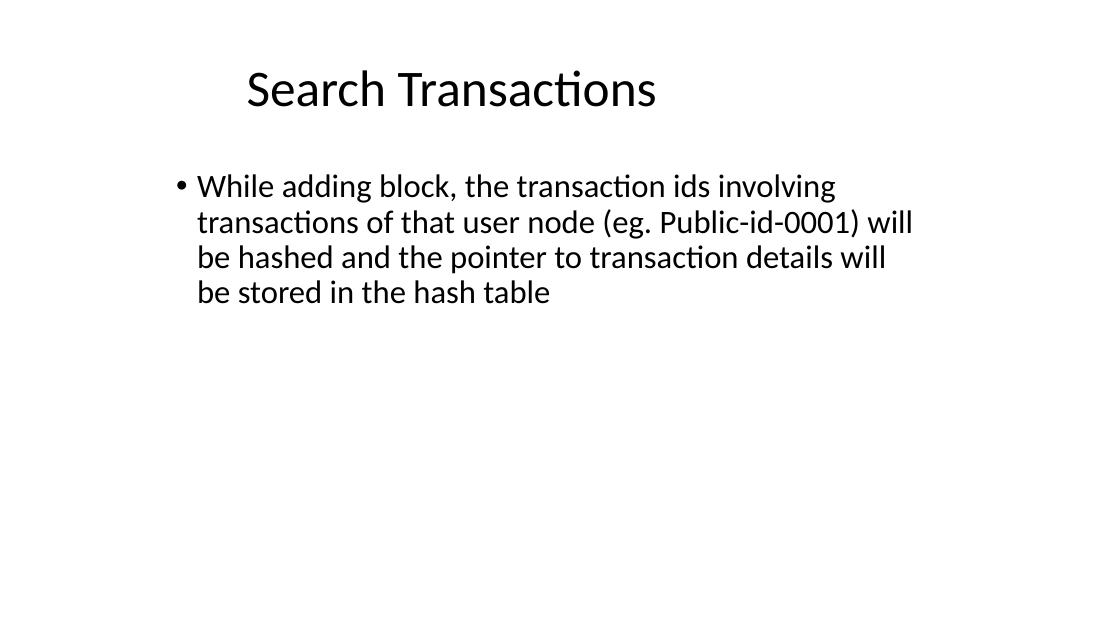
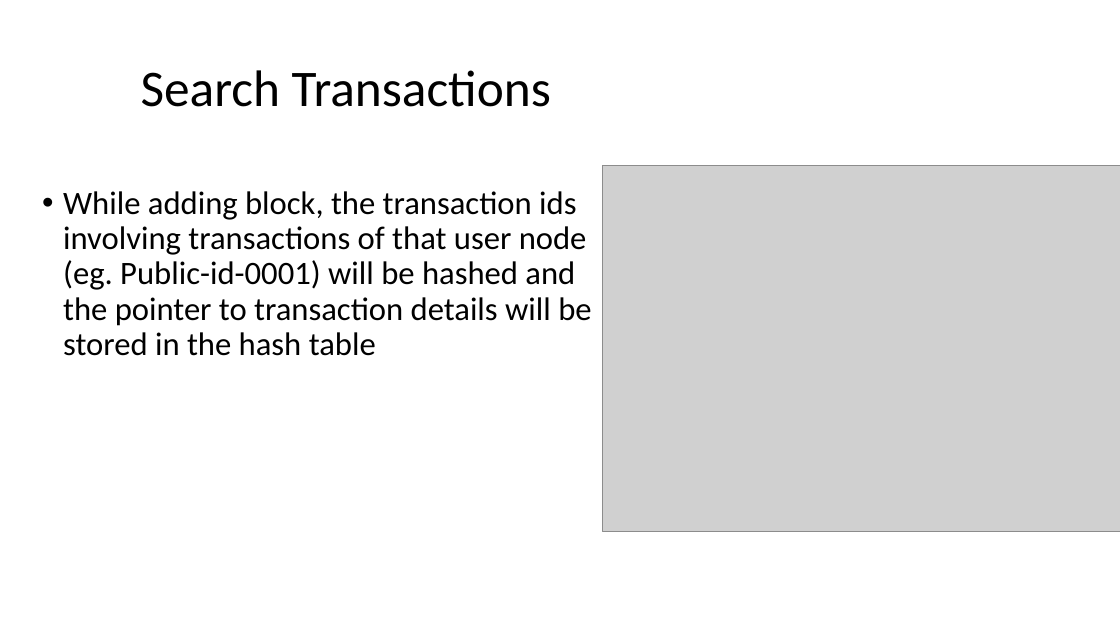
Before and after one commit to Jann-J/DSA_Project, a slide deck: slide 16 of DSA ppt.pptx. Drawn at 1120x630 pixels with LibreOffice and Linux fonts; fonts in the diff are those of the drawing; grey boxes stand for pictures. Boxes give left, top, right and bottom in pixels: in the first picture for what was removed or moved away, otherwise in the second. Text is boxed around its words. In the diff, an @@ line names an element or a change of style, - is before the commit and + after.

```diff
--- a/DSA ppt.pptx
+++ b/DSA ppt.pptx
@@ title "Search Transactions": place and size @@
-title "Search Transactions" at (247, 70, 657, 107)
+title "Search Transactions" at (141, 70, 551, 107)
@@ picture added at (602, 166, 1120, 532) @@
@@ text "While adding block, the transaction ..." rewrapped from (197, 174, 913, 304) to (63, 191, 591, 356) @@
```
Also in this commit, not shown: 5 other slides changed, 3 other files.
